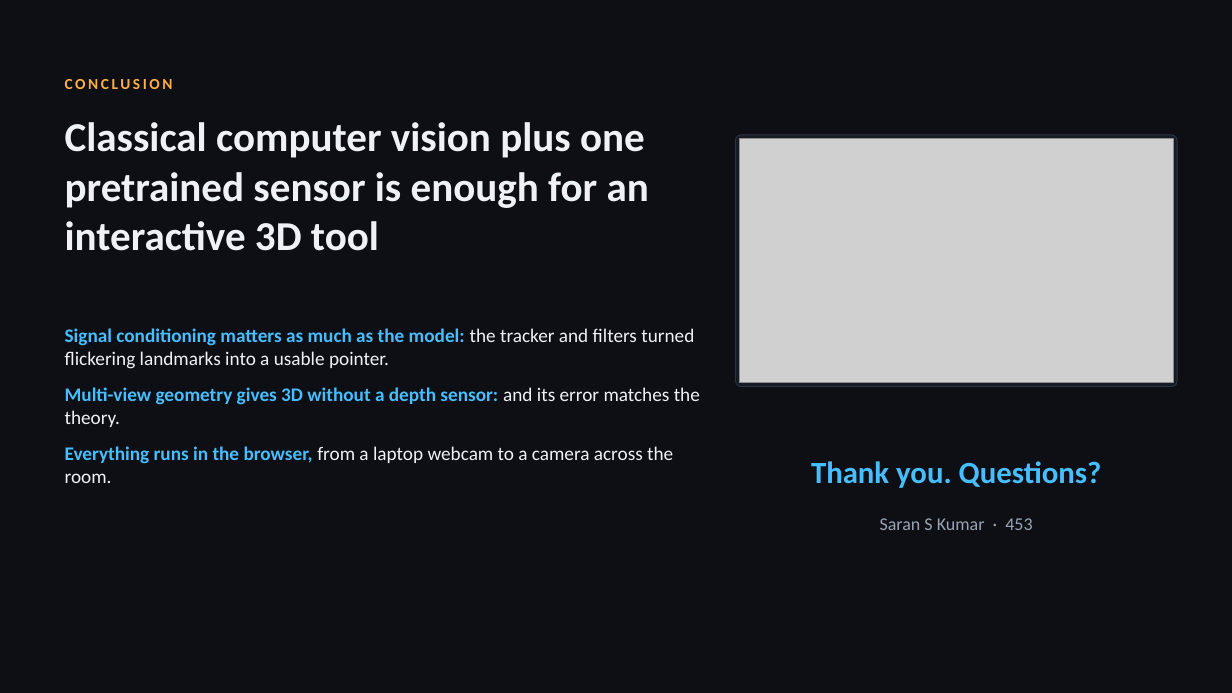
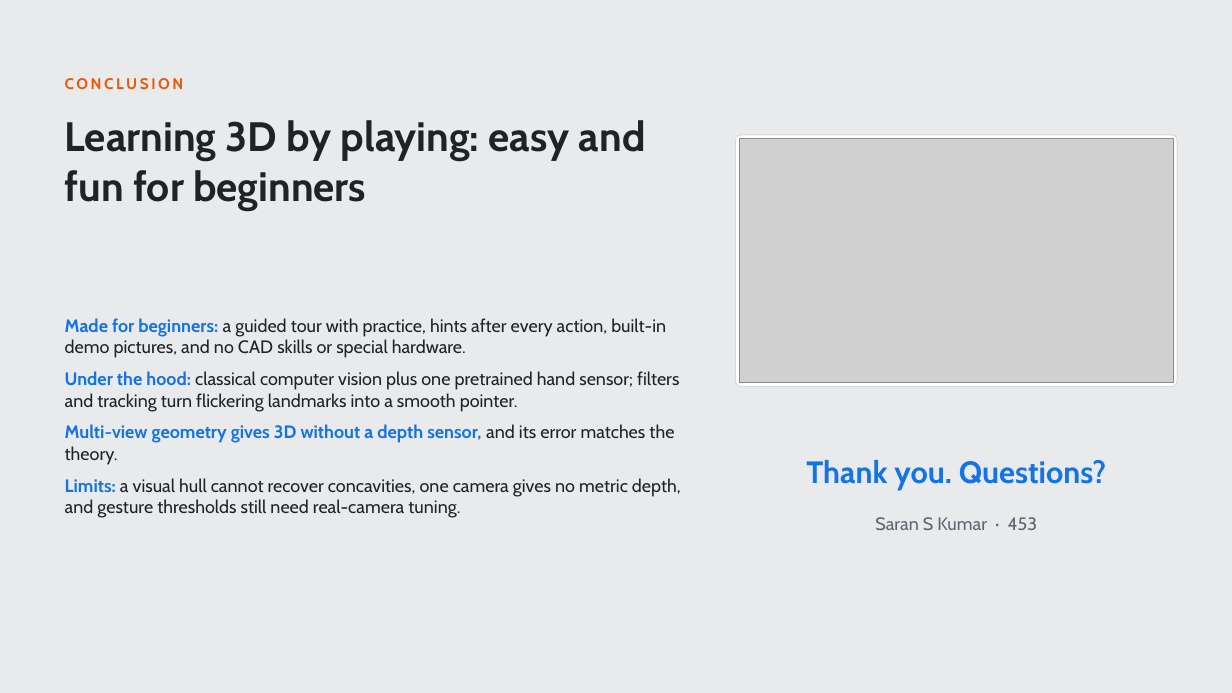
Before and after one commit to saranskumar/formflow-cv, a slide deck: slide 15 of Presentation/FormFlow_Final_Presentation.pptx (slide 23 before the commit). Drawn at 1232x693 pixels with LibreOffice and Linux fonts; fonts in the diff are those of the drawing; grey boxes stand for pictures. Boxes give left, top, right and bottom in pixels: in the first picture for what was removed or moved away, otherwise in the second. Text is boxed around its words. In the diff, an @@ line names an element or a change of style, - is before the commit and + after.

```diff
--- a/Presentation/FormFlow_Final_Presentation.pptx
+++ b/Presentation/FormFlow_Final_Presentation.pptx
@@ background #0D0F14 to #E9EAEC @@
@@ text "CONCLUSION" at (65, 78, 184, 89): font Calibri to Cabin, text colour #FFAF46 to #E8590C @@
@@ text at (65, 120, 646, 211): text changed; font Calibri to Cabin; text colour #EEF1F6 to #1F2328 @@
-Classical computer vision plus one pretrained sensor is enough for an interactive 3D tool
+Learning 3D by playing: easy and fun for beginners
@@ rounded rectangle at (736, 135, 1177, 386): fill #161B24 to #FFFFFF; outline #2A3344 0.75 pt to #D5D8DD 0.75 pt @@
@@ text at (65, 318, 681, 518): text changed; size 15 to 14 pt; font Calibri to Cabin; text colour #EEF1F6 to #1F2328 @@
-• Signal conditioning matters as much as the model: the tracker and filters turned flickering landmarks into a usable pointer.
-• Multi-view geometry gives 3D without a depth sensor: and its error matches the theory.
-• Everything runs in the browser, from a laptop webcam to a camera across the room.
+• Made for beginners: a guided tour with practice, hints after every action, built-in demo pictures, and no CAD skills or special hardware.
+• Under the hood: classical computer vision plus one pretrained hand sensor; filters and tracking turn flickering landmarks into a smooth pointer.
+• Multi-view geometry gives 3D without a depth sensor, and its error matches the theory.
+• Limits: a visual hull cannot recover concavities, one camera gives no metric depth, and gesture thresholds still need real-camera tuning.
@@ text "Thank you. Questions?" at (806, 460, 1106, 490): font Calibri to Cabin, text colour #46BEFF to #1473E6 @@
@@ text "Saran S Kumar · 453" at (875, 517, 1038, 530): font Calibri to Cabin, text colour #9AA4B5 to #5F6672 @@
```
Also in this commit, not shown: 10 other slides changed, 4 slides added, 12 slides removed, 7 other files.
